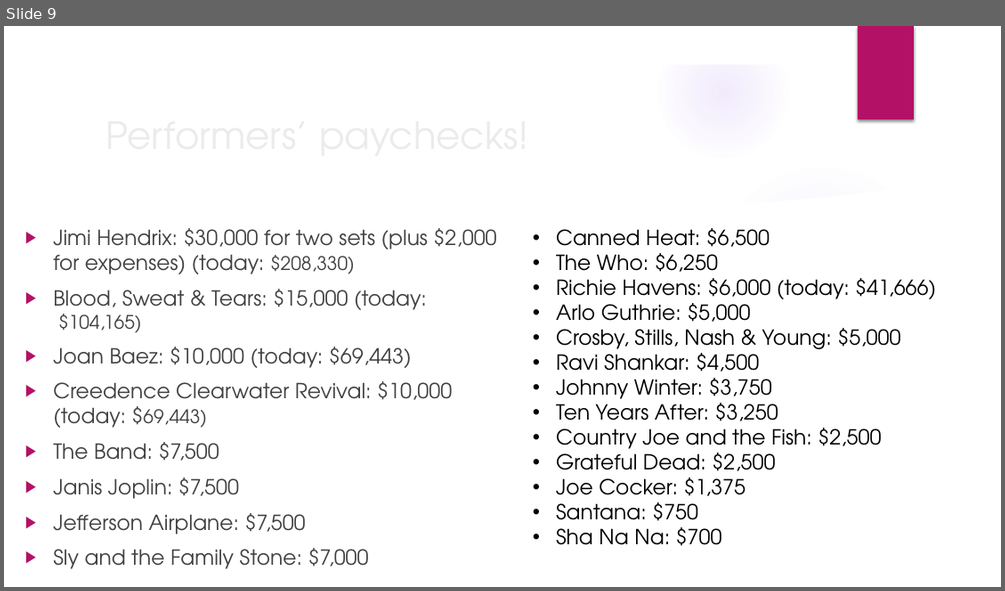
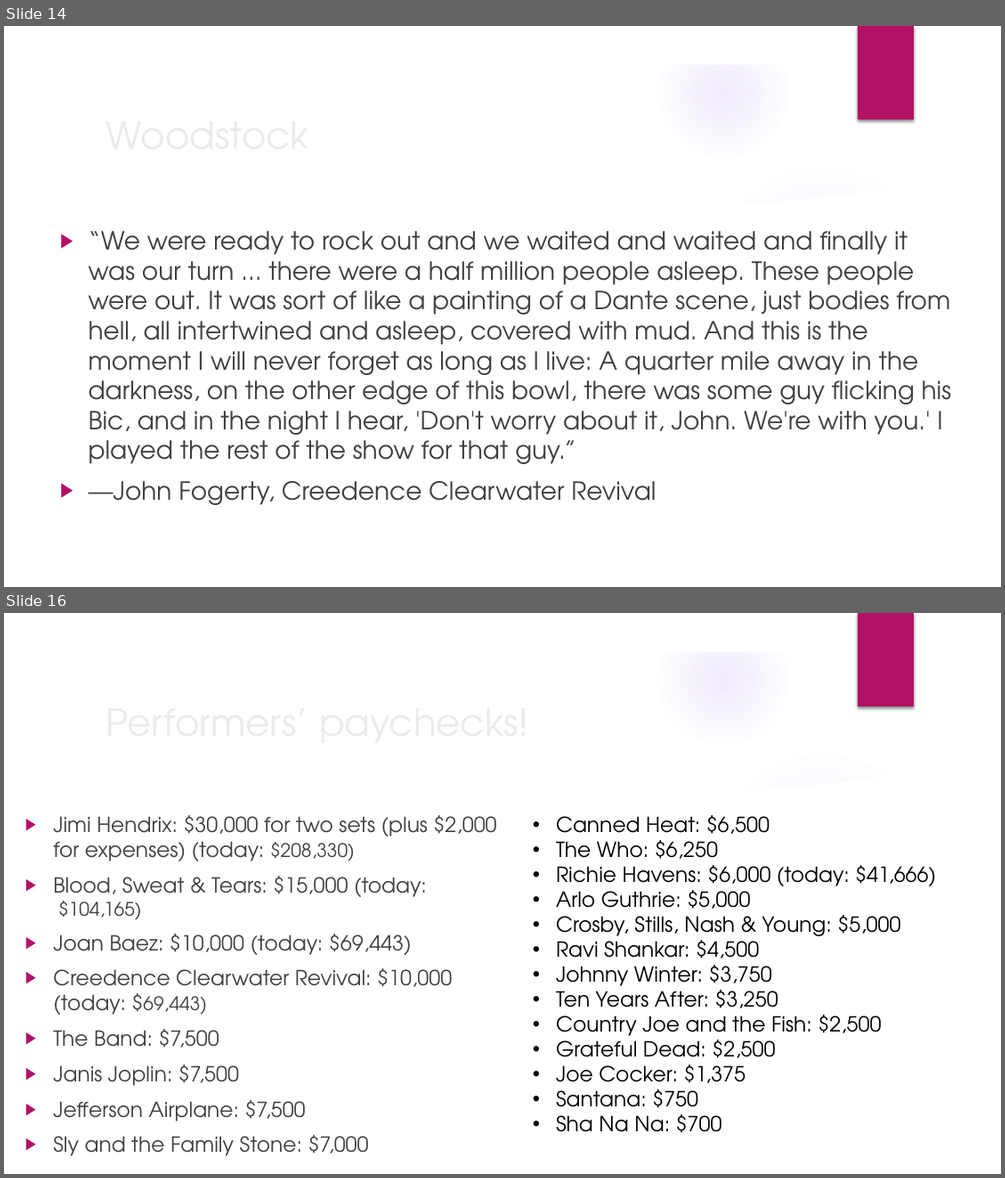
Before and after one commit to mrbaker1917/website, a slide deck: ASMU432/ppts/The late 1960s.pptx. Shown one above the other, each under a label of ours: slide 9 before the commit, slides 14 and 16 after it; the slides between them are not shown. The pictures are 1005x591 and 1005x1178 pixels, drawn with LibreOffice and Linux fonts; fonts in the diff are those of the drawing; background and template pictures are left out. Boxes give left, top, right and bottom in pixels: in the first picture for what was removed or moved away, otherwise in the second. Text is boxed around its words. In the diff, an @@ line names an element or a change of style, - is before the commit and + after.

```diff
--- a/ASMU432/ppts/The late 1960s.pptx
+++ b/ASMU432/ppts/The late 1960s.pptx
@@ slide 14 added at [4,26,1001,587], background picture (left out); not listed: 9 template elements that a slide beside it also shows @@
@@ title added at [98,105,815,163], 36 pt, text #EBEBEB @@
+Woodstock
@@ text added at [89,231,952,505], 24 pt, text #404040 @@
+▶ “We were ready to rock out and we waited and waited and finally it was our turn ... there were a half million people asleep. These people were out. It was sort of like a painting of a Dante scene, just bodies from hell, all intertwined and asleep, covered with mud. And this is the moment I will never forget as long as I live: A quarter mile away in the darkness, on the other edge of this bowl, there was some guy flicking his Bic, and in the night I hear, 'Don't worry about it, John. We're with you.' I played the rest of the show for that guy.”
+▶ —John Fogerty, Creedence Clearwater Revival
@@ what was slide 9 is now slide 16 @@
```
Also in this commit, not shown: 2 slides changed, 8 other slides added, 5 other files.
